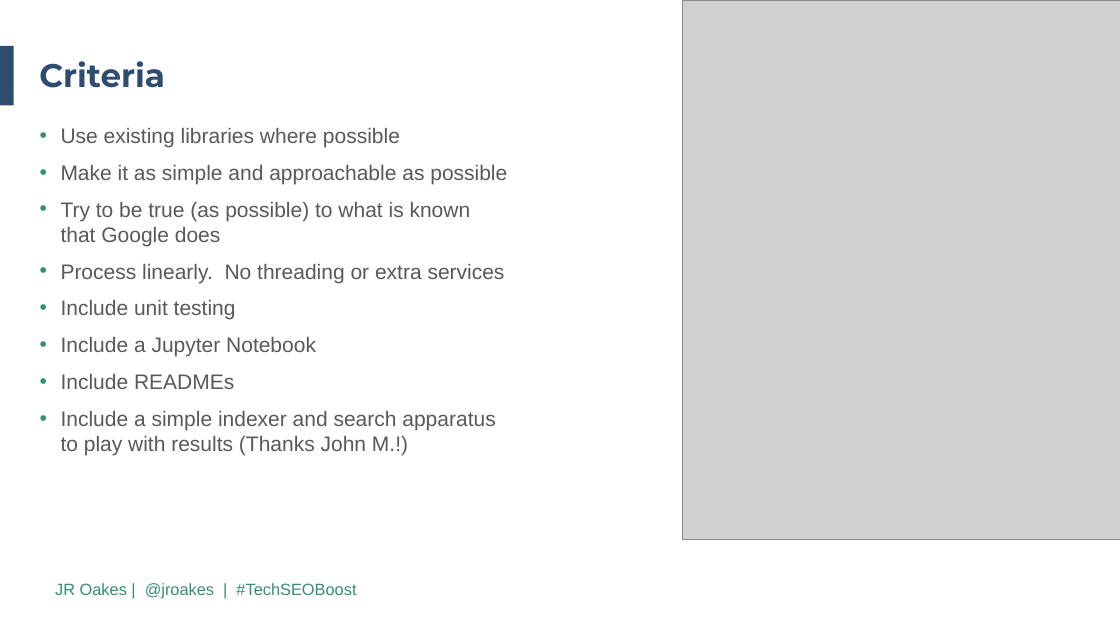
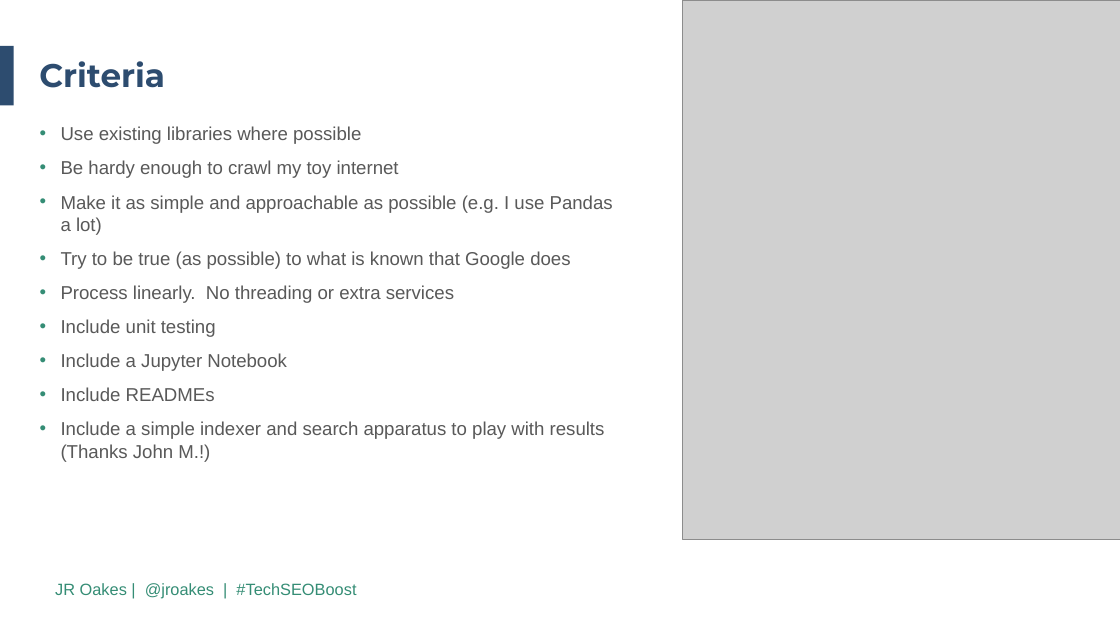
Before and after one commit to jroakes/tech-seo-crawler, a slide deck: slide 26 of etc/2019 TechSEO Boost PPT Template.revJR.pptx. Drawn at 1120x630 pixels with LibreOffice and Linux fonts; fonts in the diff are those of the drawing; grey boxes stand for pictures; background and template pictures are left out. Boxes give left, top, right and bottom in pixels: in the first picture for what was removed or moved away, otherwise in the second. Text is boxed around its words. In the diff, an @@ line names an element or a change of style, - is before the commit and + after.

```diff
--- a/etc/2019 TechSEO Boost PPT Template.revJR.pptx
+++ b/etc/2019 TechSEO Boost PPT Template.revJR.pptx
@@ text at bbox=[61, 126, 605, 462]: size 18 to 16 pt in "Use existing libraries where possible", "Try to be true (as possible) to ...", "Process linearly. No threading or extra services", "Include unit testing" and 3 more places @@
@@ text at bbox=[61, 160, 613, 235]: text changed; size 18 to 16 pt @@
-• Make it as simple and approachable as possible
+• Be hardy enough to crawl my toy internet
+• Make it as simple and approachable as possible (e.g. I use Pandas a lot)
```
Also in this commit, not shown: 2 other slides changed, 3 slides added, 2 slides removed, 4 other files.
